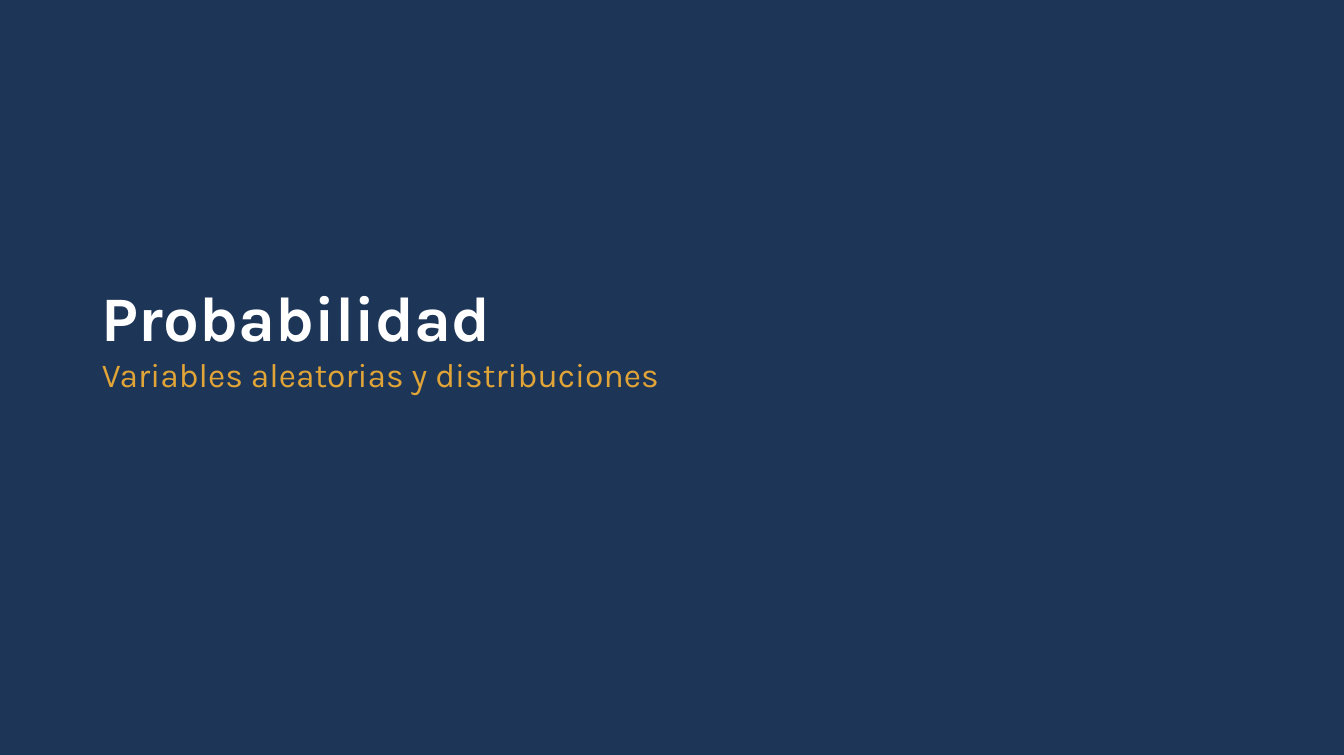
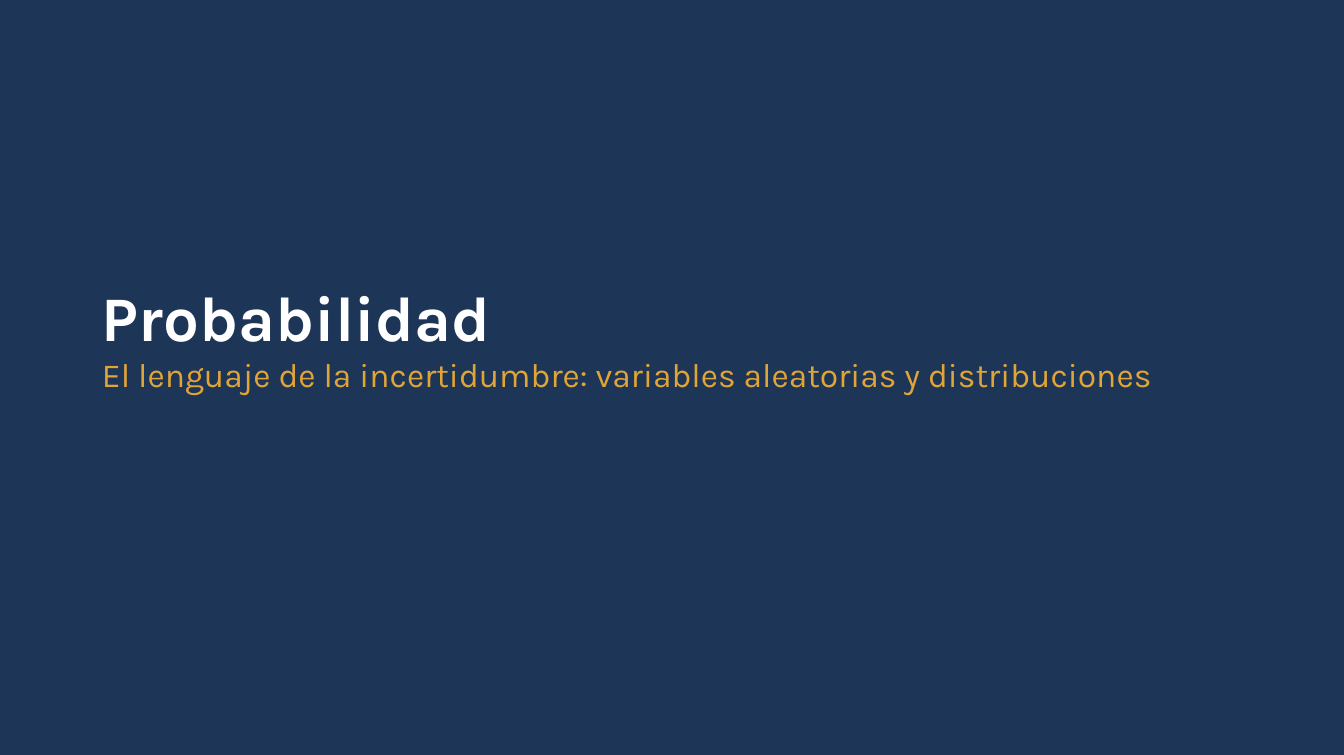
Before and after one commit to daniopitz/diplomado-cdd, a slide deck: slide 7 of presentaciones/clase05_probabilidad_inferencia.pptx (slide 5 before the commit). Drawn at 1344x755 pixels with LibreOffice and Linux fonts; fonts in the diff are those of the drawing. Boxes give left, top, right and bottom in pixels: in the first picture for what was removed or moved away, otherwise in the second. Text is boxed around its words. In the diff, an @@ line names an element or a change of style, - is before the commit and + after.

```diff
--- a/presentaciones/clase05_probabilidad_inferencia.pptx
+++ b/presentaciones/clase05_probabilidad_inferencia.pptx
@@ text at [102, 364, 1151, 396]: text changed @@
-Variables aleatorias y distribuciones
+El lenguaje de la incertidumbre: variables aleatorias y distribuciones
```
Also in this commit, not shown: 2 other slides changed, 2 slides added, 3 other files.
